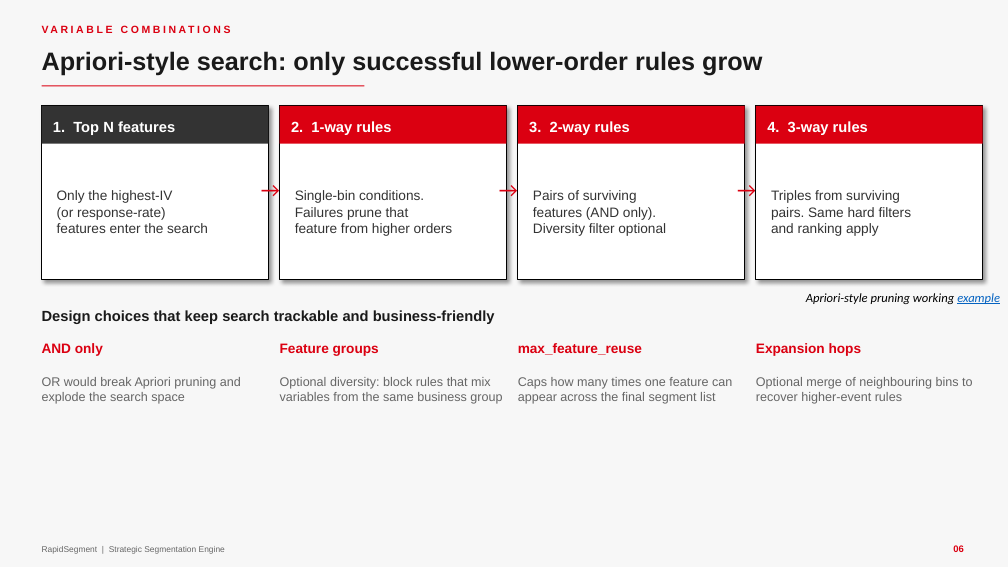
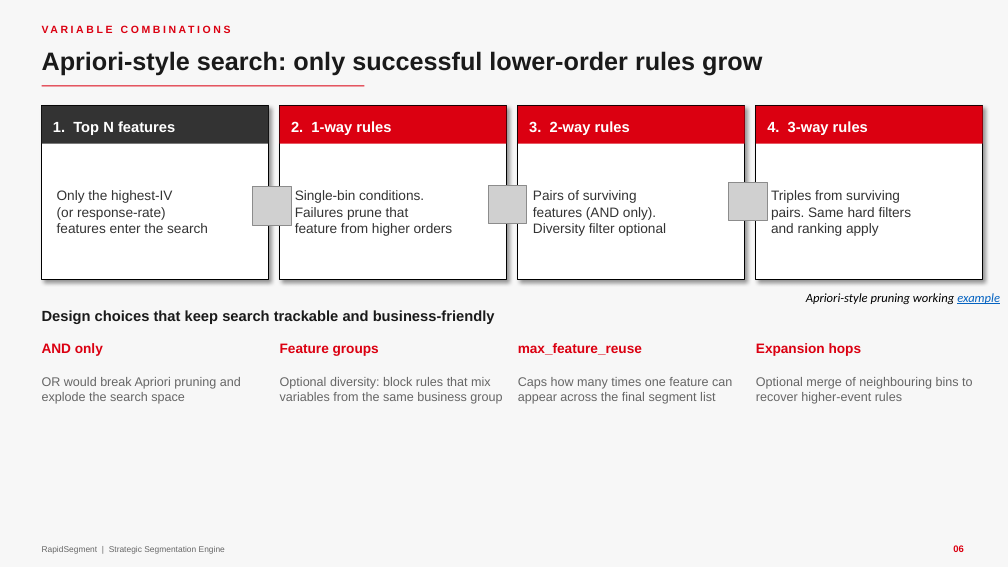
Before and after one commit to B2BDA/RapidSegment, a slide deck: slide 6 of docs/RapidSegment_Business_Deck.pptx. Drawn at 1008x567 pixels with LibreOffice and Linux fonts; fonts in the diff are those of the drawing; grey boxes stand for pictures. Boxes give left, top, right and bottom in pixels: in the first picture for what was removed or moved away, otherwise in the second. Text is boxed around its words. In the diff, an @@ line names an element or a change of style, - is before the commit and + after.

Commit message:
updated decks

```diff
--- a/docs/RapidSegment_Business_Deck.pptx
+++ b/docs/RapidSegment_Business_Deck.pptx
@@ text removed at [261,174,284,204] @@
-→
@@ text removed at [499,174,522,204] @@
-→
@@ text removed at [737,174,760,204] @@
-→
@@ picture added at [253,187,291,225] @@
@@ picture added at [488,185,527,224] @@
@@ picture added at [729,182,768,221] @@
```
Also in this commit, not shown: 1 other slide changed, 3 other files.
